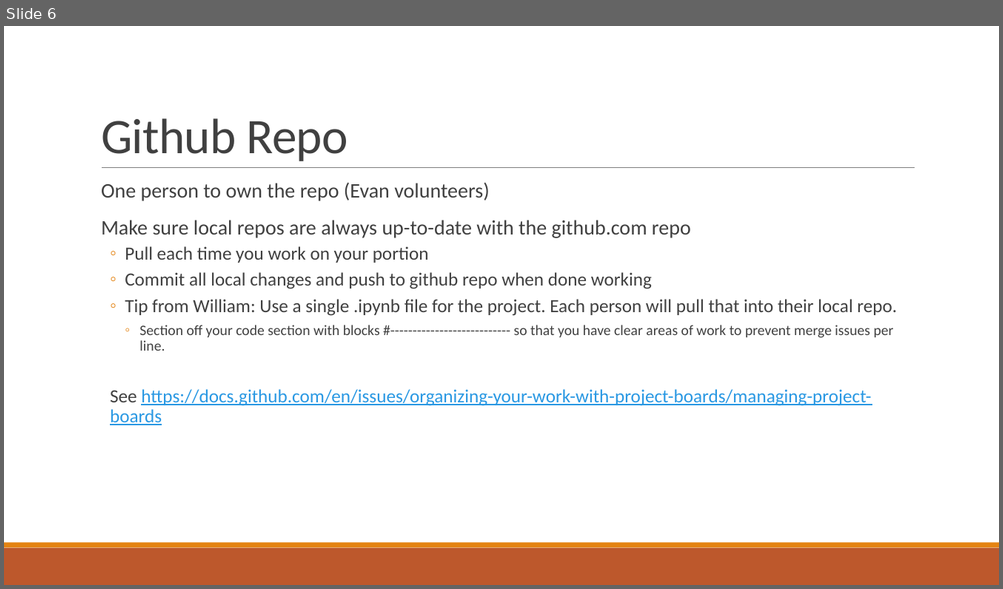
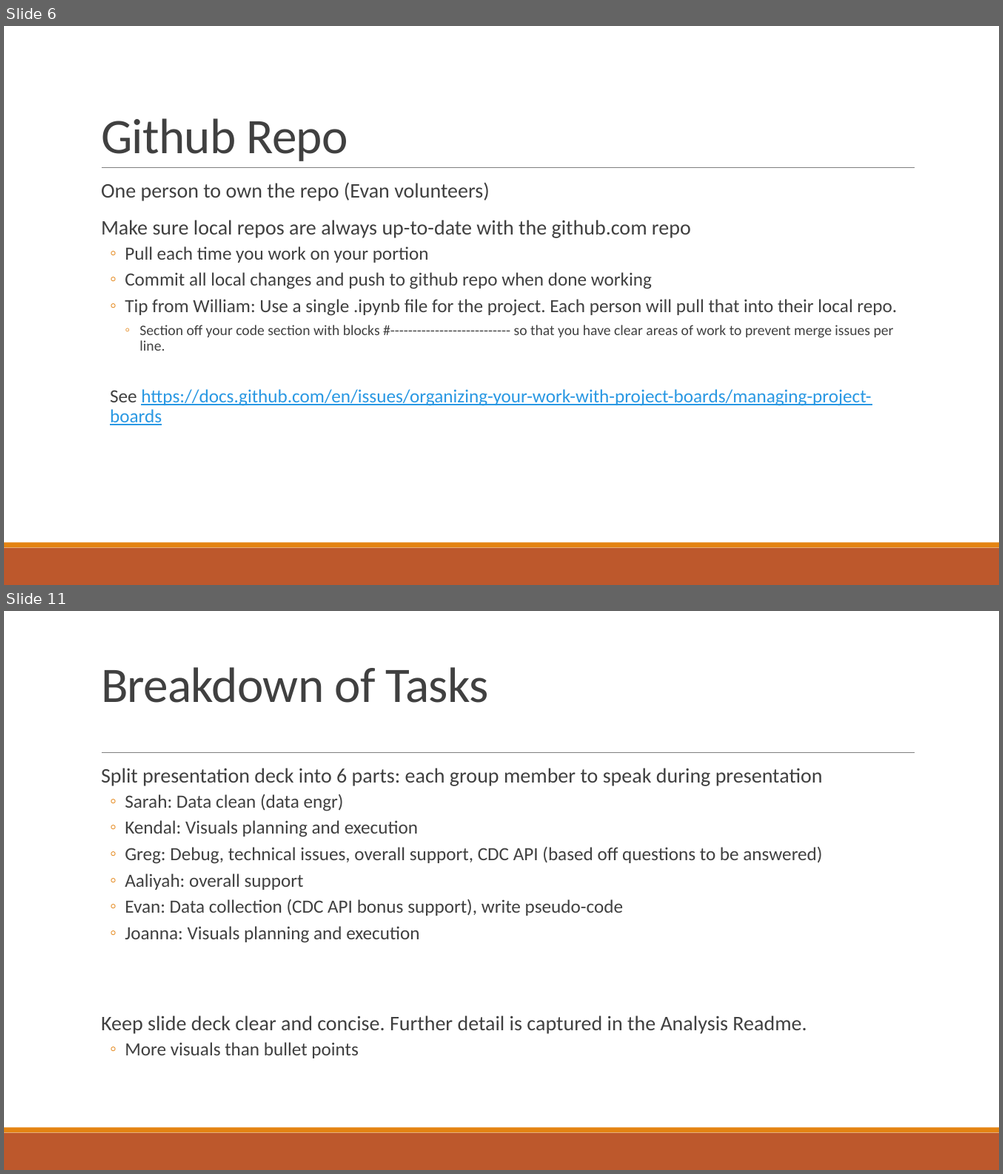
Before and after one commit to Evdawg/Project_1_Covid_Data, a slide deck: Project notes.pptx. Shown one above the other, each under a label of ours: slide 6 before the commit, slides 6 and 11 after it; the slides between them are not shown. The pictures are 1003x589 and 1003x1174 pixels, drawn with LibreOffice and Linux fonts; fonts in the diff are those of the drawing. Boxes give left, top, right and bottom in pixels: in the first picture for what was removed or moved away, otherwise in the second. Text is boxed around its words. In the diff, an @@ line names an element or a change of style, - is before the commit and + after.

```diff
--- a/Project notes.pptx
+++ b/Project notes.pptx
@@ slide 11 added at [4, 611, 999, 1170], background #FFFFFF; not listed: 3 template elements that a slide beside it also shows @@
@@ title added at [101, 667, 488, 703], 48 pt, text #404040 @@
+Breakdown of Tasks
@@ text added at [101, 768, 822, 1059], 18 pt, text #404040 @@
+  Split presentation deck into 6 parts: each group member to speak during presentation
+  ◦ Sarah: Data clean (data engr)
+  ◦ Kendal: Visuals planning and execution
+  ◦ Greg: Debug, technical issues, overall support, CDC API (based off questions to be answered)
+  ◦ Aaliyah: overall support
+  ◦ Evan: Data collection (CDC API bonus support), write pseudo-code
+  ◦ Joanna: Visuals planning and execution
+  Keep slide deck clear and concise. Further detail is captured in the Analysis Readme.
+  ◦ More visuals than bullet points
```
Also in this commit, not shown: 2 slides changed, 4 other slides added.
